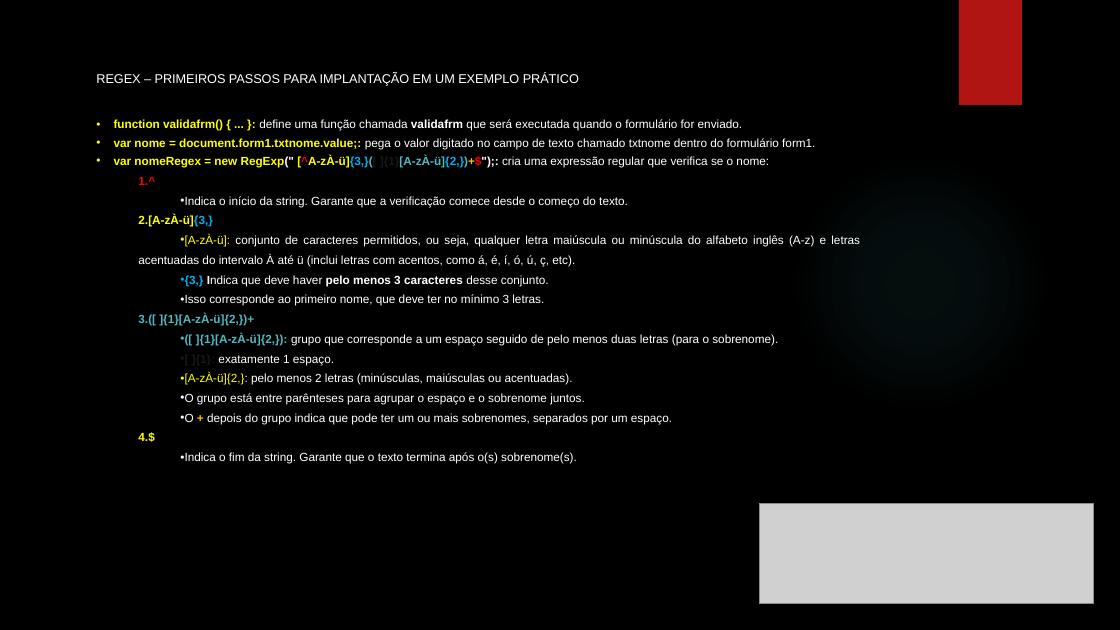
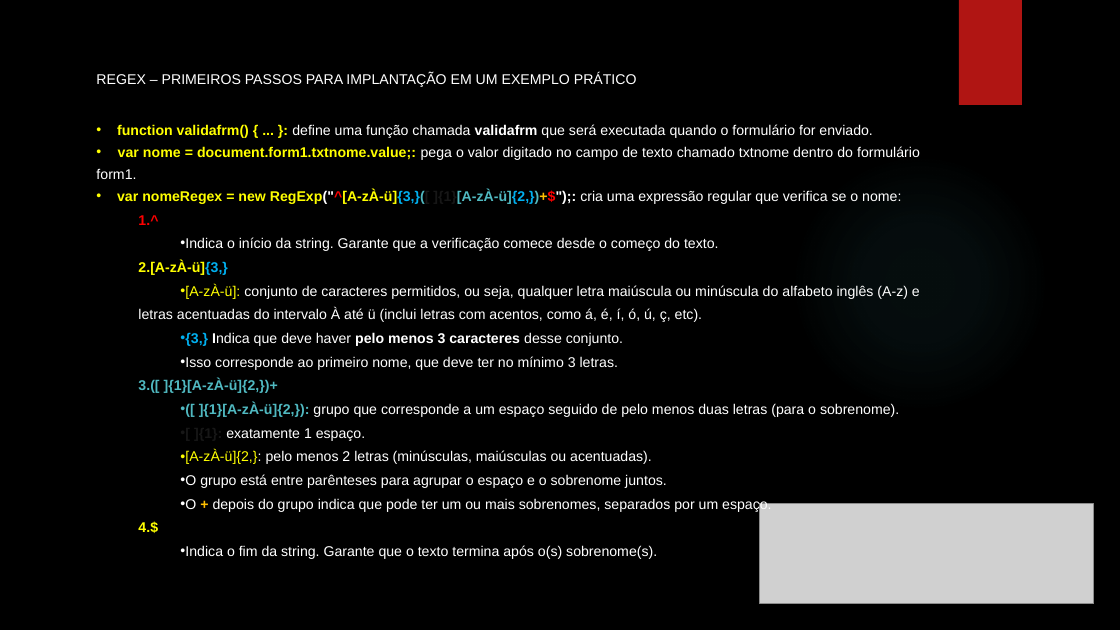
Before and after one commit to PedroHenriQdSouza/Trabalho-em-equipe-Regex, a slide deck: slide 7 of Regex.pptx. Drawn at 1120x630 pixels with LibreOffice and Linux fonts; fonts in the diff are those of the drawing; grey boxes stand for pictures; background and template pictures are left out. Boxes give left, top, right and bottom in pixels: in the first picture for what was removed or moved away, otherwise in the second. Text is boxed around its words. In the diff, an @@ line names an element or a change of style, - is before the commit and + after.

Commit message:
alteração do ppt regex

```diff
--- a/Regex.pptx
+++ b/Regex.pptx
@@ text at box(96, 73, 920, 559): size 10.8 to 12.1 pt in "REGEX – PRIMEIROS PASSOS PARA IMPLANTAÇÃO EM ..."; size 10.1 to 12.1 pt in "function validafrm() { ... }: define uma ...", "var nome = document.form1.txtnome.value;: pega o valor ...", "^", "Indica o início da string. Garante que ..." and 12 more places @@
@@ text at box(117, 190, 901, 204): text changed; size 10.1 to 12.1 pt @@
-• var nomeRegex = new RegExp(" [^A-zÀ-ü]{3,}([ ]{1}[A-zÀ-ü]{2,})+$");: cria uma expressão regular que verifica se o nome:
+• var nomeRegex = new RegExp("^[A-zÀ-ü]{3,}([ ]{1}[A-zÀ-ü]{2,})+$");: cria uma expressão regular que verifica se o nome:
```
Also in this commit, not shown: 2 other slides changed.
